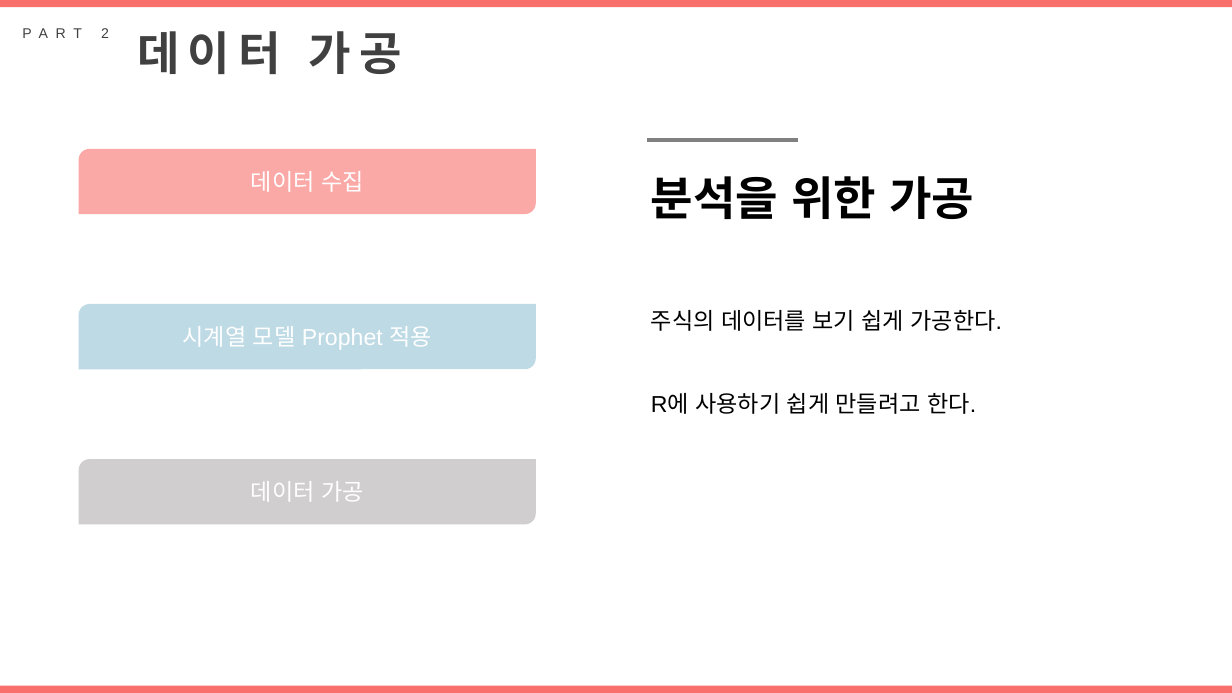
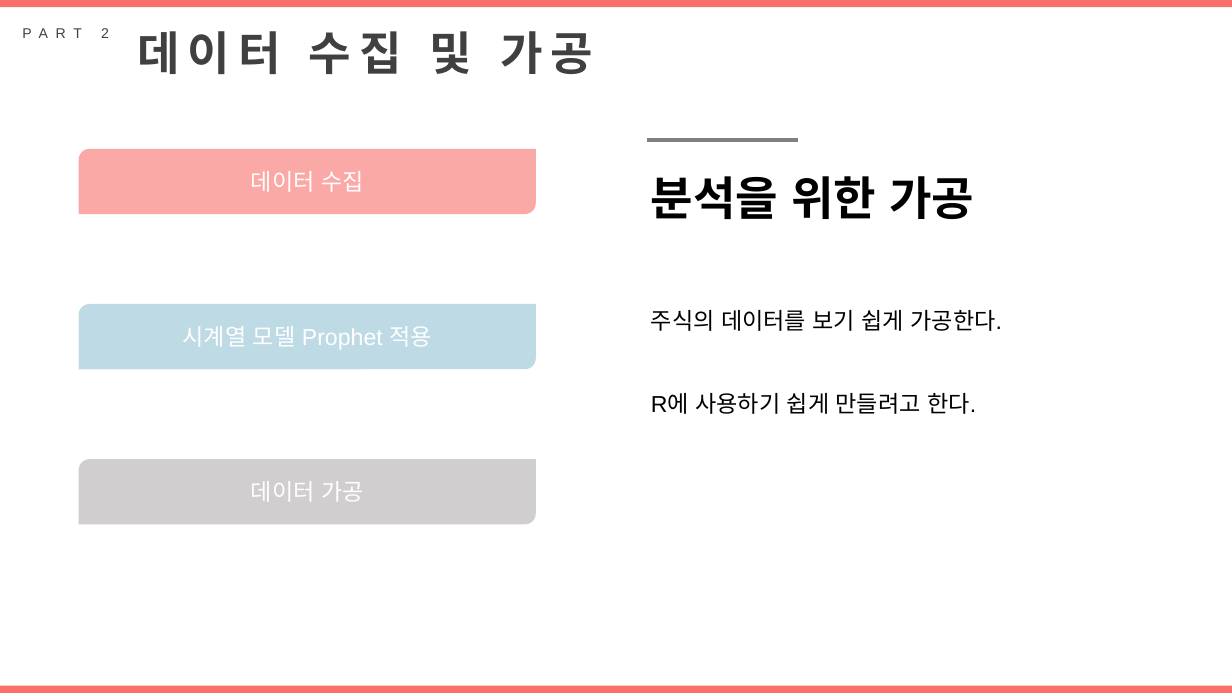
Before and after one commit to Capstone-Class/Capstone, a slide deck: slide 10 of PPT/기말 발표 PPT.pptx. Drawn at 1232x693 pixels with LibreOffice and Linux fonts; fonts in the diff are those of the drawing. Boxes give left, top, right and bottom in pixels: in the first picture for what was removed or moved away, otherwise in the second. Text is boxed around its words. In the diff, an @@ line names an element or a change of style, - is before the commit and + after.

```diff
--- a/PPT/기말 발표 PPT.pptx
+++ b/PPT/기말 발표 PPT.pptx
@@ text at (138,31,594,74): text changed @@
-데이터 가공
+데이터 수집 및 가공
```
Also in this commit, not shown: 5 other slides changed.
